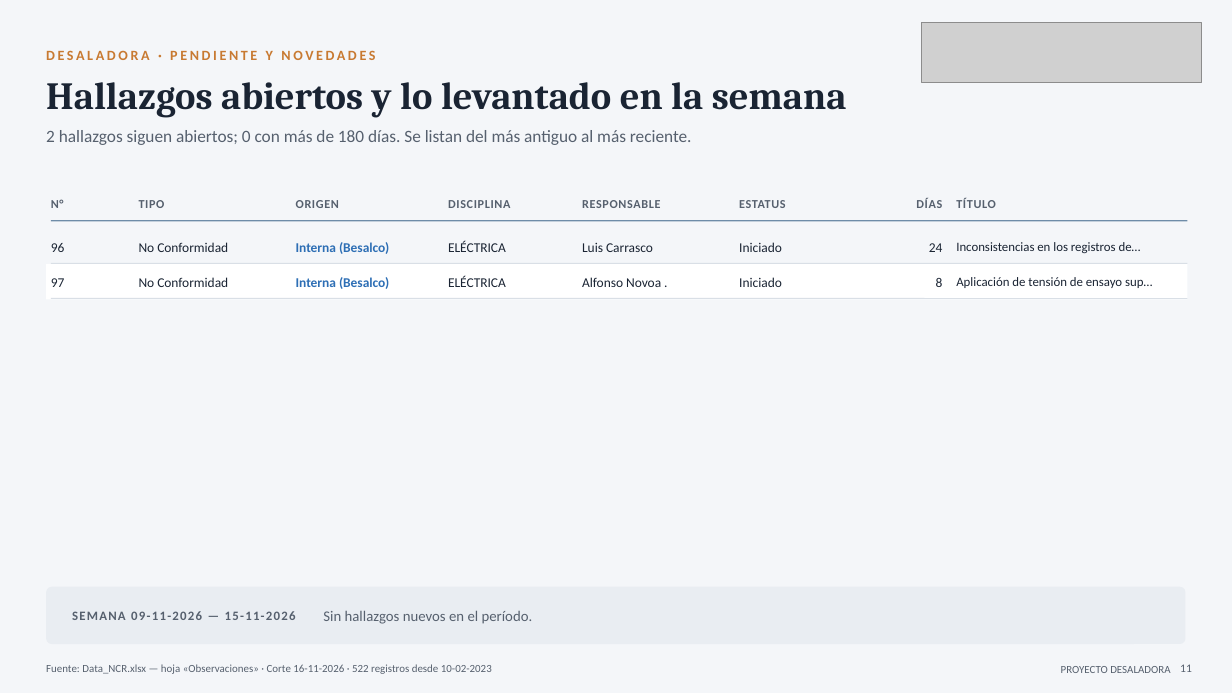
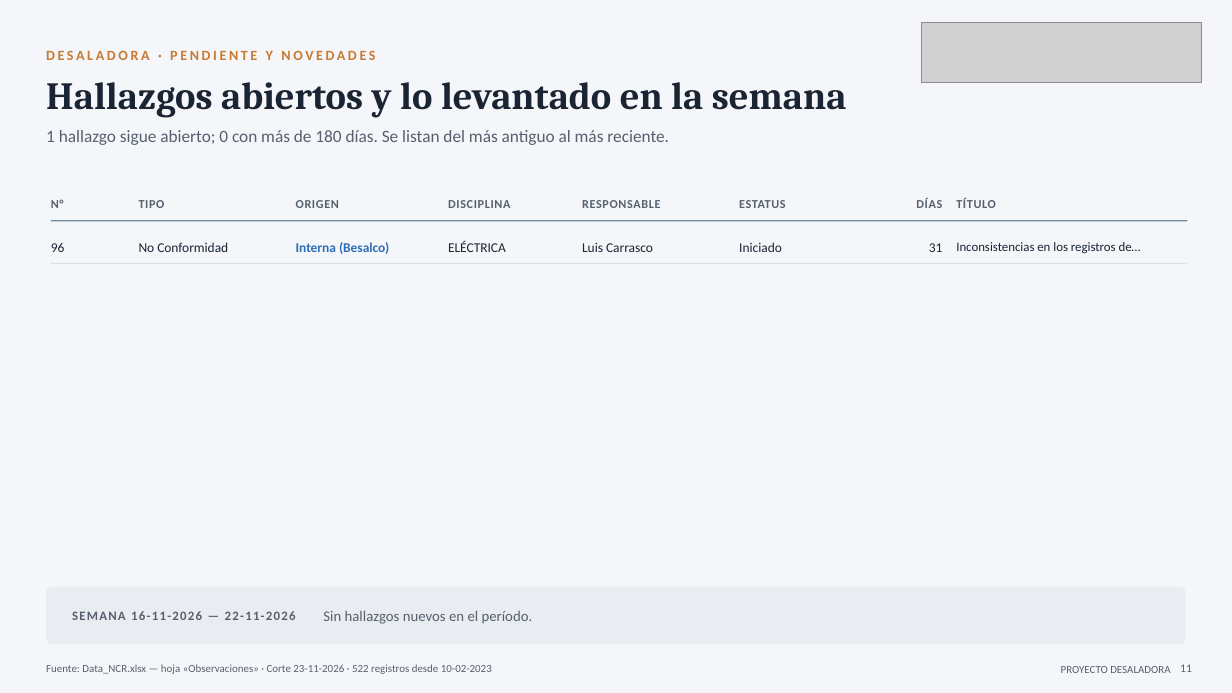
Before and after one commit to tdkvalex/Dashboard-HSEQ, a slide deck: slide 11 of modulo_nc/Panel_No_Conformidades.pptx. Drawn at 1232x693 pixels with LibreOffice and Linux fonts; fonts in the diff are those of the drawing; grey boxes stand for pictures. Boxes give left, top, right and bottom in pixels: in the first picture for what was removed or moved away, otherwise in the second. Text is boxed around its words. In the diff, an @@ line names an element or a change of style, - is before the commit and + after.

```diff
--- a/modulo_nc/Panel_No_Conformidades.pptx
+++ b/modulo_nc/Panel_No_Conformidades.pptx
@@ text at <box>46,130,669,145</box>: text changed @@
-2 hallazgos siguen abiertos; 0 con más de 180 días. Se listan del más antiguo al más reciente.
+1 hallazgo sigue abierto; 0 con más de 180 días. Se listan del más antiguo al más reciente.
@@ rectangle removed at <box>46,264,1188,299</box> @@
@@ text at <box>929,243,943,252</box>: text changed @@
-24
+31
@@ text removed at <box>51,278,65,287</box> @@
-97
@@ line removed from (51, 299) to (1188, 299) @@
@@ text removed at <box>139,277,228,287</box> @@
-No Conformidad
@@ text removed at <box>296,277,389,289</box> @@
-Interna (Besalco)
@@ text removed at <box>448,275,506,287</box> @@
-ELÉCTRICA
@@ text removed at <box>582,277,661,287</box> @@
-Alfonso Novoa .
@@ text removed at <box>739,277,782,287</box> @@
-Iniciado
@@ text removed at <box>936,278,943,287</box> @@
-8
@@ text removed at <box>956,277,1152,288</box> @@
-Aplicación de tensión de ensayo sup…
@@ text at <box>72,611,296,620</box>: text changed @@
-SEMANA 09-11-2026 — 15-11-2026
+SEMANA 16-11-2026 — 22-11-2026
@@ text at <box>46,664,492,674</box>: text changed @@
-Fuente: Data_NCR.xlsx — hoja «Observaciones» · Corte 16-11-2026 · 522 registros desde 10-02-2023
+Fuente: Data_NCR.xlsx — hoja «Observaciones» · Corte 23-11-2026 · 522 registros desde 10-02-2023
```
Also in this commit, not shown: 16 other slides changed, 3 other files.
